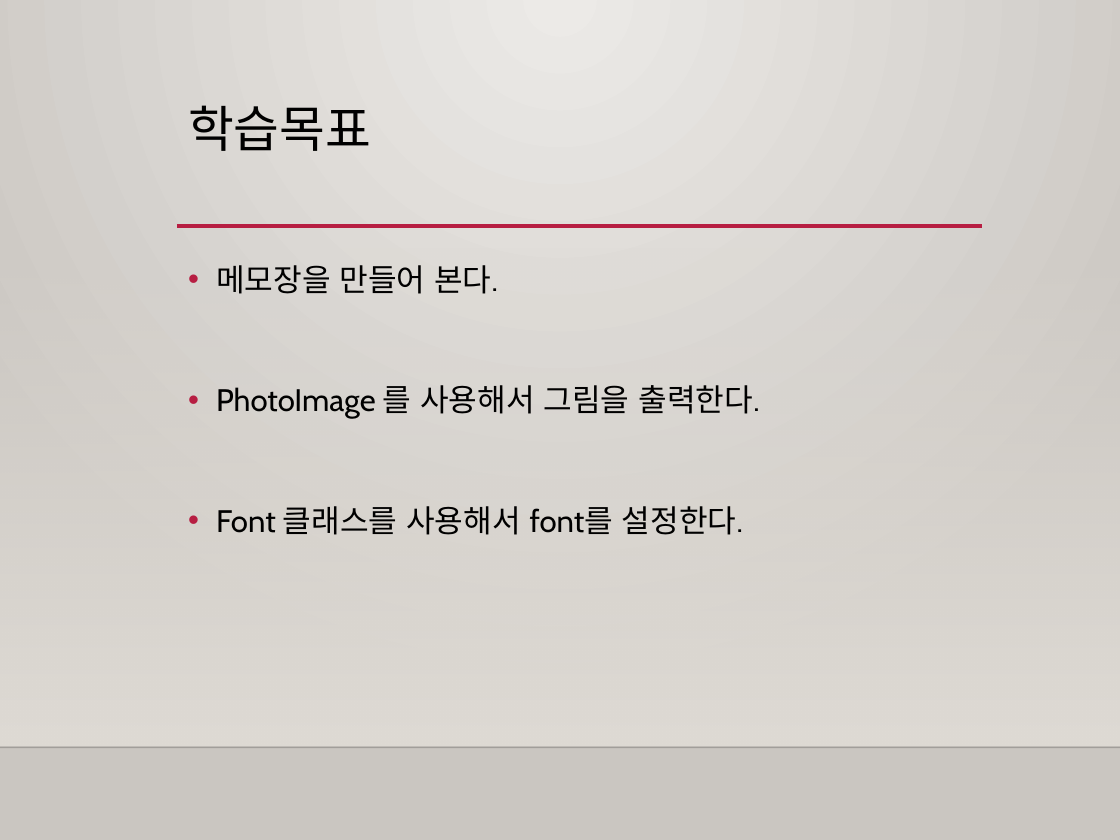
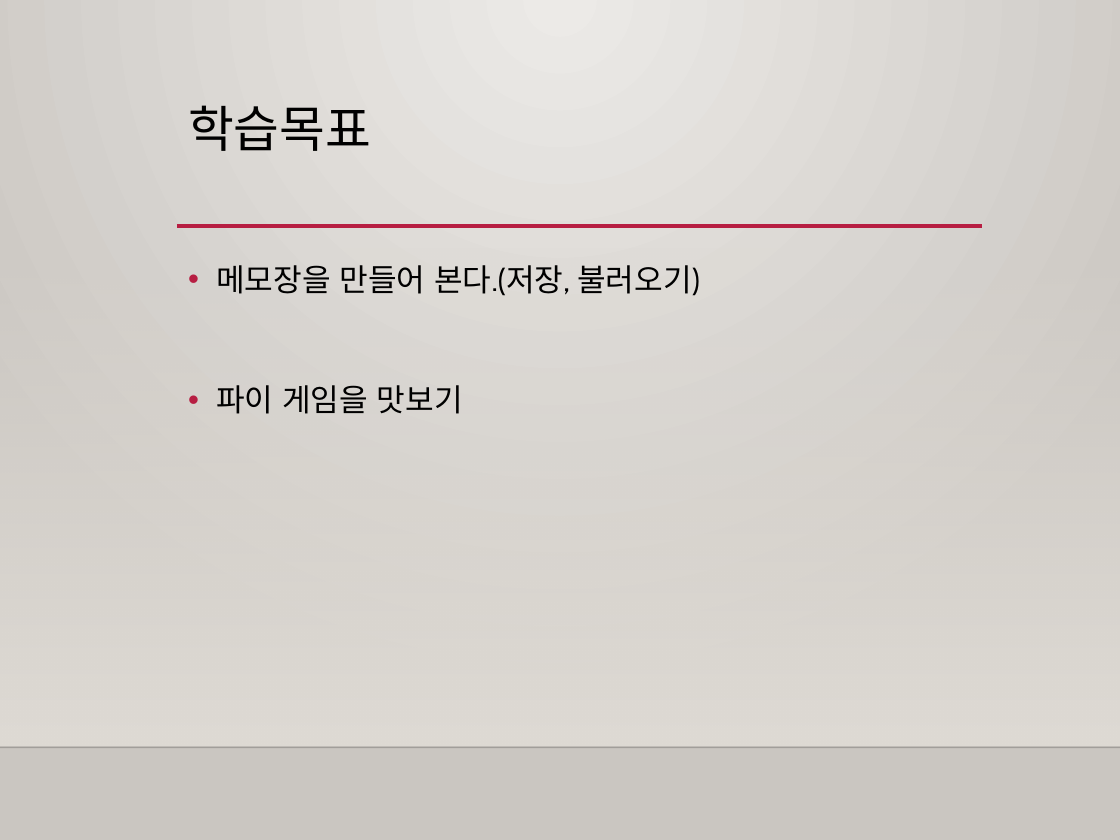
Before and after one commit to freshmea/weizman_python_class, a slide deck: slide 2 of textbook/파이썬4-4교시.pptx. Drawn at 1120x840 pixels with LibreOffice and Linux fonts; fonts in the diff are those of the drawing; background and template pictures are left out. Boxes give left, top, right and bottom in pixels: in the first picture for what was removed or moved away, otherwise in the second. Text is boxed around its words. In the diff, an @@ line names an element or a change of style, - is before the commit and + after.

```diff
--- a/textbook/파이썬4-4교시.pptx
+++ b/textbook/파이썬4-4교시.pptx
@@ text at [216,265,700,414]: text changed @@
-• 메모장을 만들어 본다.
-• PhotoImage 를 사용해서 그림을 출력한다.
-• Font 클래스를 사용해서 font를 설정한다.
+• 메모장을 만들어 본다.(저장, 불러오기)
+• 파이 게임을 맛보기
```
Also in this commit, not shown: 1 other slide changed, 3 slides added, 5 slides removed, 7 other files.
